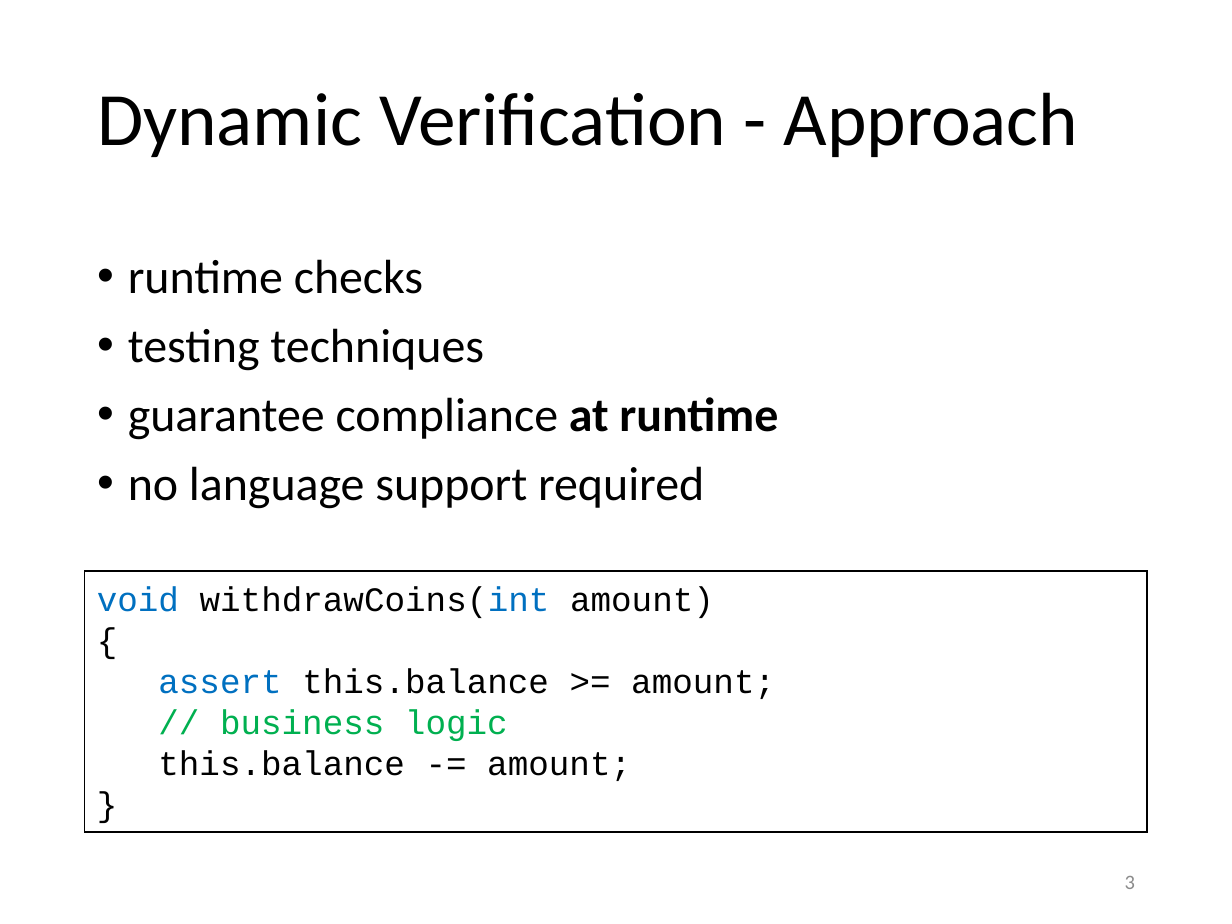
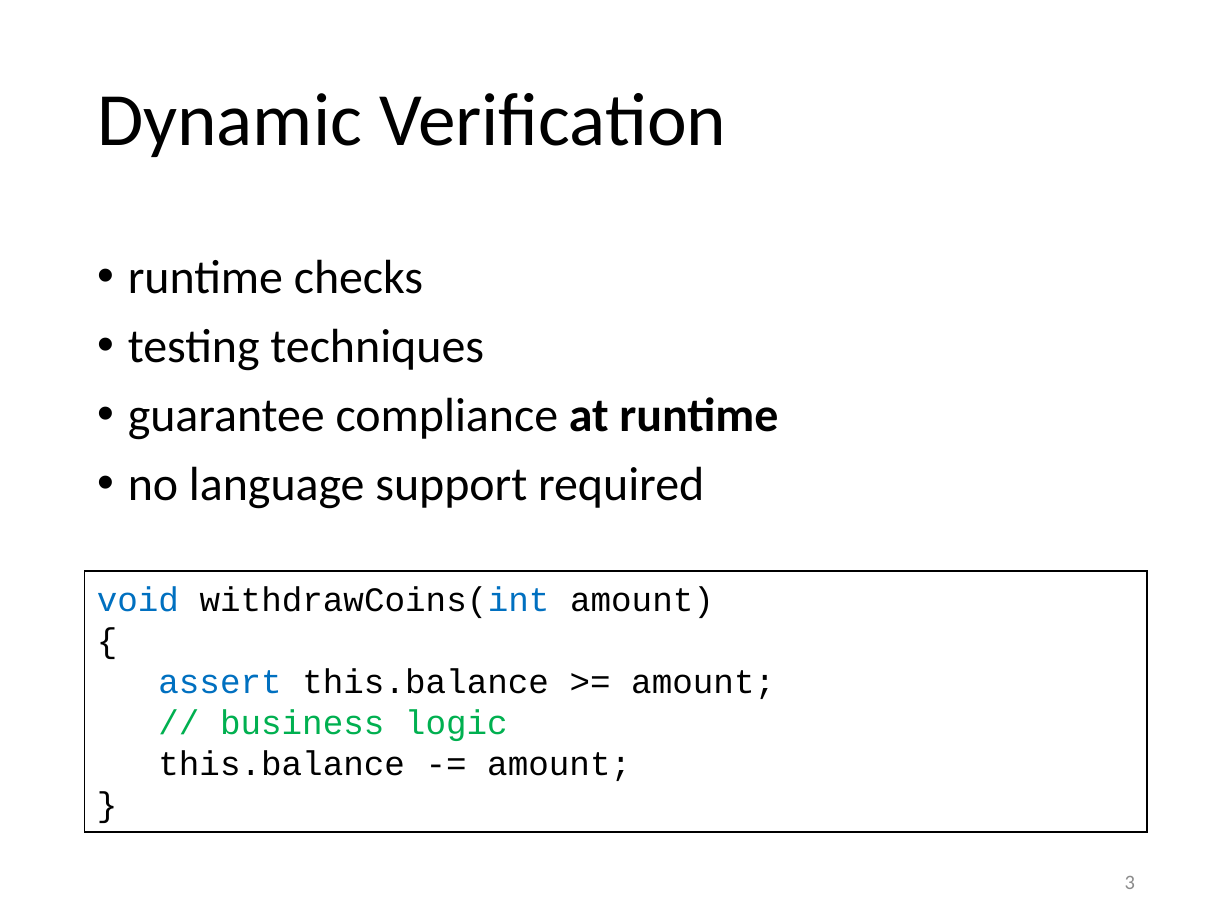
Before and after one commit to olydis/GradVerThesis, a slide deck: slide 3 of presentation/PLunch.pptx. Drawn at 1232x924 pixels with LibreOffice and Linux fonts; fonts in the diff are those of the drawing. Boxes give left, top, right and bottom in pixels: in the first picture for what was removed or moved away, otherwise in the second. Text is boxed around its words. In the diff, an @@ line names an element or a change of style, - is before the commit and + after.

```diff
--- a/presentation/PLunch.pptx
+++ b/presentation/PLunch.pptx
@@ title at [97, 93, 726, 157]: text changed @@
-Dynamic Verification - Approach
+Dynamic Verification
```
Also in this commit, not shown: 6 other slides changed, 1 slide added, 4 other files.
